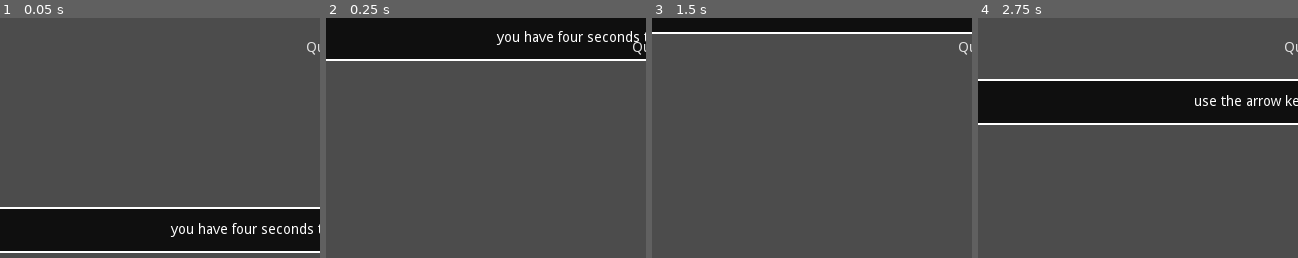
Above: before the commit, frames 1-4 (left to right).
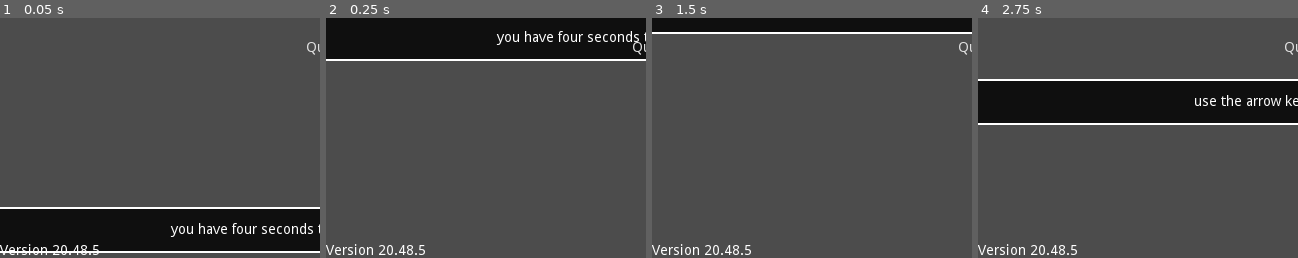
Above: after the commit, the same moments.

Repository: swashdev/minigame-madness
Game: Godot game, scene res://master/scenes/master.tscn
Two runs of this game, one before a commit and one after it. Both use one fixed random seed, a clock stepped at 60 frames per second and the inputs below.
Inputs:
- Up to frame 1 (0.05 s): no input
- Up to frame 2 (0.25 s): no input
- Up to frame 3 (1.5 s): click "New Game" at 0.5 s; click "New Game" at 1.25 s
- Up to frame 4 (2.75 s): click "Legal Stuff" at 2 s
The pictures show only the part of the screen within x 0-50%, y 50-100%; the shares and areas given below are measured in that part.

The runs differ from the first frame. In frame 1, 0.4% of the frame differs, in the area x 0-31%, y 94-99%; in frame 2, 0.5%; in frame 3, 0.5%; in frame 4, 0.5%.

Commit message:
[MASTER] set version number in `_ready`.
When `Master` is ready, it will set the version number in the main menu
based on the exported version number variables.

Diff:
--- a/master/scripts/master.gd
+++ b/master/scripts/master.gd
@@ -17,6 +17,12 @@
 export (int) var _hotfix = 0
 
 
+# Perform final setup.
+func _ready():
+	$MainMenu.set_version_number( _version_year, _version_week, _version_day,
+			_hotfix )
+
+
 # Main has declared it is ready.
 func _on_Main_ready():
 	$Main.new_game()
